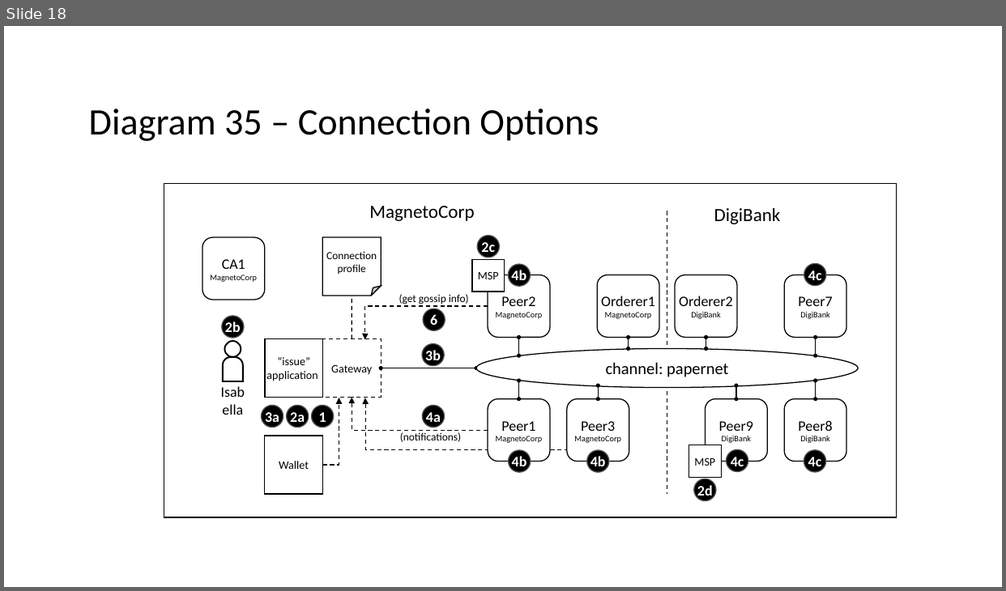
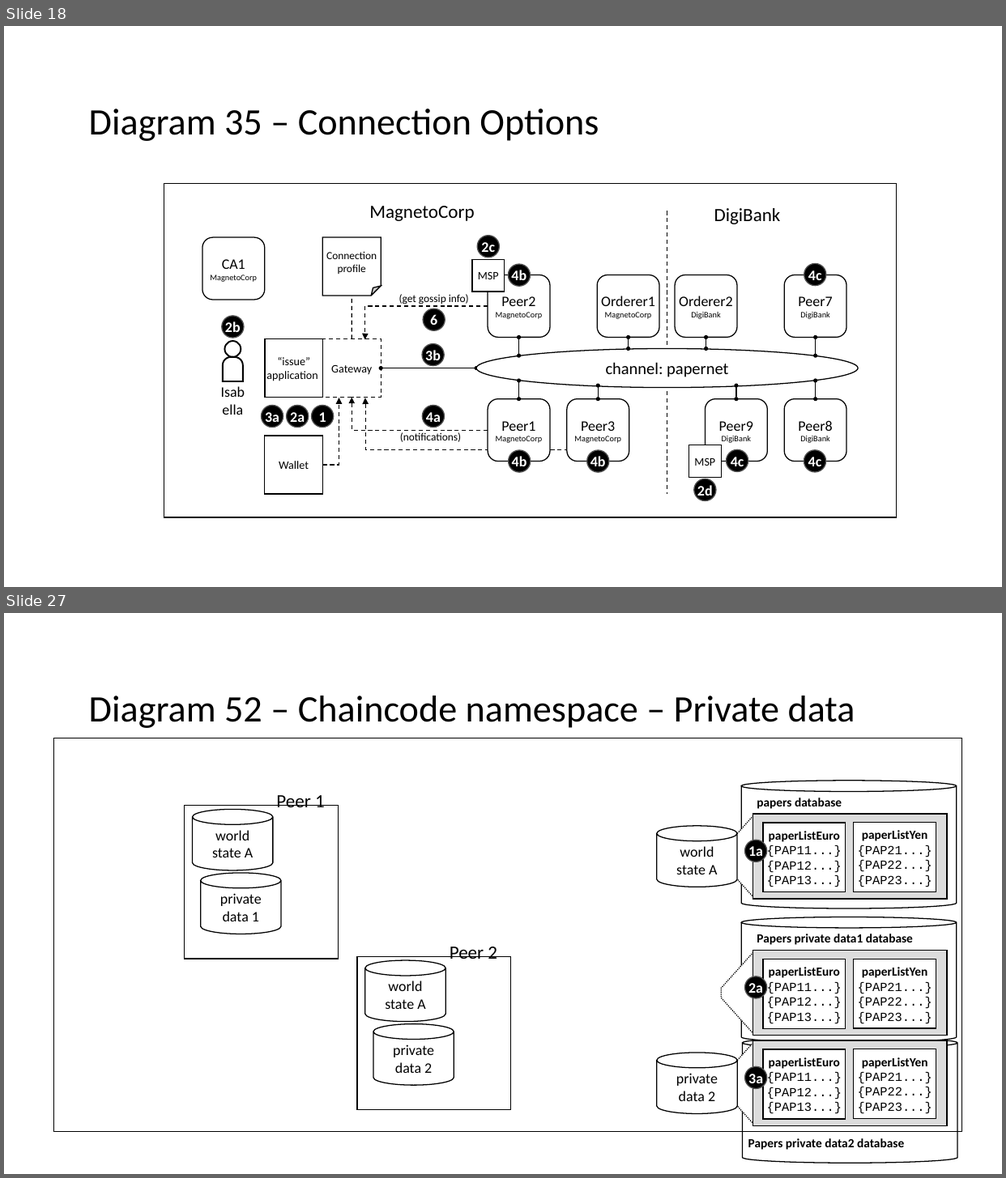
Before and after one commit to hyperledger/fabric, a slide deck: docs/source/developapps/diagrams.pptx. Shown one above the other, each under a label of ours: slide 18 before the commit, slides 18 and 27 after it; the slides between them are not shown. The pictures are 1006x591 and 1006x1178 pixels, drawn with LibreOffice and Linux fonts; fonts in the diff are those of the drawing. Boxes give left, top, right and bottom in pixels: in the first picture for what was removed or moved away, otherwise in the second. Text is boxed around its words. In the diff, an @@ line names an element or a change of style, - is before the commit and + after.

Commit message:
FAB-13336 Develop Apps: Chaincode namespace

```diff
--- a/docs/source/developapps/diagrams.pptx
+++ b/docs/source/developapps/diagrams.pptx
@@ slide 27 added at [4,613,1002,1174], background #FFFFFF @@
@@ text added at [89,696,855,728], 36 pt, text #000000 @@
+Diagram 52 – Chaincode namespace – Private data
@@ rectangle added at [54,738,962,1131], outline #000000 1 pt @@
@@ cylinder added at [741,781,957,909], fill #FFFFFF, outline #000000 1 pt @@
@@ group added at [185,795,338,959]: 2 cylinders, 1 rectangle, 1 text @@
+world
+state A
+private
+data 1
+Peer 1
@@ text added at [756,798,842,809], 12 pt, text #000000, bold @@
+papers database
@@ cylinder added at [657,825,737,887], fill #FFFFFF, outline #000000 1 pt, 14 pt, text #000000 @@
+world
+state A
@@ trapezoid added at [722,814,755,900], fill #FFFFFF, outline #000000 1 pt dashed @@
@@ group added at [745,814,948,899]: 3 rectangles, 1 ellipse @@
+paperListEuro
+{PAP11...}
+{PAP12...}
+{PAP13...}
+paperListYen
+{PAP21...}
+{PAP22...}
+{PAP23...}
+1a
@@ cylinder added at [741,917,957,1043], fill #FFFFFF, outline #000000 1 pt @@
@@ group added at [357,947,511,1110]: 2 cylinders, 1 rectangle, 1 text @@
+world
+state A
+private
+data 2
+Peer 2
@@ trapezoid added at [722,950,755,1036], fill #FFFFFF, outline #000000 1 pt dashed @@
@@ text added at [756,934,913,945], 12 pt, text #000000, bold @@
+Papers private data1 database
@@ group added at [745,951,948,1036]: 3 rectangles, 1 ellipse @@
+paperListEuro
+{PAP11...}
+{PAP12...}
+{PAP13...}
+paperListYen
+{PAP21...}
+{PAP22...}
+{PAP23...}
+2a
@@ cylinder added at [743,1037,957,1163], fill #FFFFFF, outline #000000 1 pt @@
@@ group added at [657,1041,948,1127]: 3 rectangles, 1 trapezoid, 1 cylinder, 1 ellipse @@
+private
+data 2
+paperListEuro
+{PAP11...}
+{PAP12...}
+{PAP13...}
+paperListYen
+{PAP21...}
+{PAP22...}
+{PAP23...}
+3a
@@ text added at [748,1139,904,1150], 12 pt, text #000000, bold @@
+Papers private data2 database
```
Also in this commit, not shown: 12 other slides added, 4 other files.
